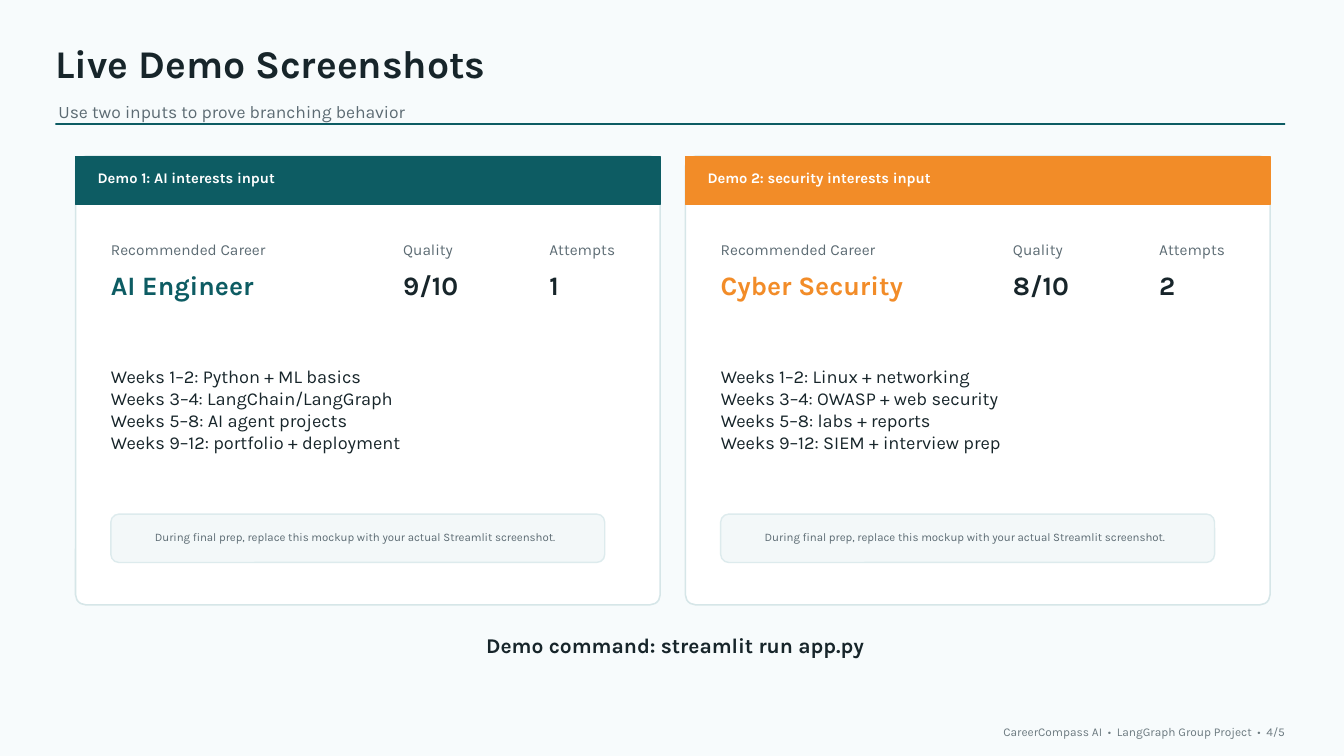
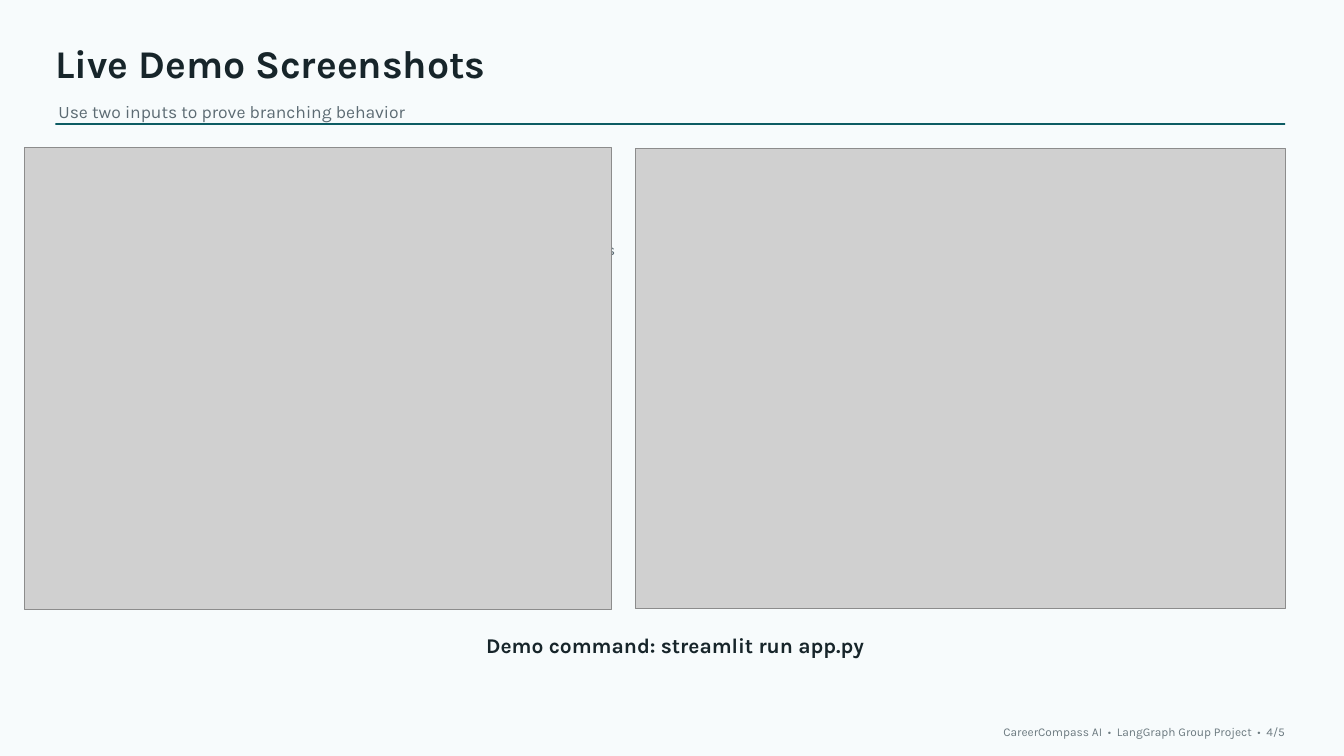
Before and after one commit to faiza-kousar/AI-Career-Advisor-Agent, a slide deck: slide 5 of slides/presentation.pptx (slide 4 before the commit). Drawn at 1344x756 pixels with LibreOffice and Linux fonts; fonts in the diff are those of the drawing; grey boxes stand for pictures. Boxes give left, top, right and bottom in pixels: in the first picture for what was removed or moved away, otherwise in the second. Text is boxed around its words. In the diff, an @@ line names an element or a change of style, - is before the commit and + after.

```diff
--- a/slides/presentation.pptx
+++ b/slides/presentation.pptx
@@ picture added at box(24, 147, 611, 610) @@
@@ picture added at box(635, 148, 1286, 609) @@
@@ rounded rectangle removed at box(76, 156, 660, 605) @@
@@ rectangle removed at box(76, 156, 660, 205) @@
@@ text removed at box(98, 172, 275, 187) @@
-Demo 1: AI interests input
@@ rounded rectangle removed at box(686, 156, 1270, 605) @@
@@ rectangle removed at box(686, 156, 1270, 205) @@
@@ text removed at box(708, 172, 931, 187) @@
-Demo 2: security interests input
@@ text removed at box(111, 244, 266, 255) @@
-Recommended Career
@@ text removed at box(403, 244, 453, 259) @@
-Quality
@@ text removed at box(721, 244, 875, 255) @@
-Recommended Career
@@ text removed at box(1013, 244, 1063, 259) @@
-Quality
@@ text removed at box(1159, 245, 1225, 259) @@
-Attempts
@@ text removed at box(111, 276, 253, 302) @@
-AI Engineer
@@ text removed at box(403, 275, 458, 297) @@
-9/10
@@ text removed at box(549, 277, 558, 295) @@
-1
@@ text removed at box(721, 276, 903, 302) @@
-Cyber Security
@@ text removed at box(1013, 275, 1069, 297) @@
-8/10
@@ text removed at box(1159, 277, 1175, 295) @@
-2
@@ text removed at box(111, 370, 400, 454) @@
-Weeks 1–2: Python + ML basics
-Weeks 3–4: LangChain/LangGraph
-Weeks 5–8: AI agent projects
-Weeks 9–12: portfolio + deployment
@@ text removed at box(721, 370, 1000, 454) @@
-Weeks 1–2: Linux + networking
-Weeks 3–4: OWASP + web security
-Weeks 5–8: labs + reports
-Weeks 9–12: SIEM + interview prep
@@ rounded rectangle removed at box(111, 514, 605, 563) @@
@@ text removed at box(155, 533, 555, 544) @@
-During final prep, replace this mockup with your actual Streamlit screenshot.
@@ rounded rectangle removed at box(721, 514, 1215, 563) @@
@@ text removed at box(765, 533, 1165, 544) @@
-During final prep, replace this mockup with your actual Streamlit screenshot.
```
Also in this commit, not shown: 2 other slides changed, 1 slide added.
